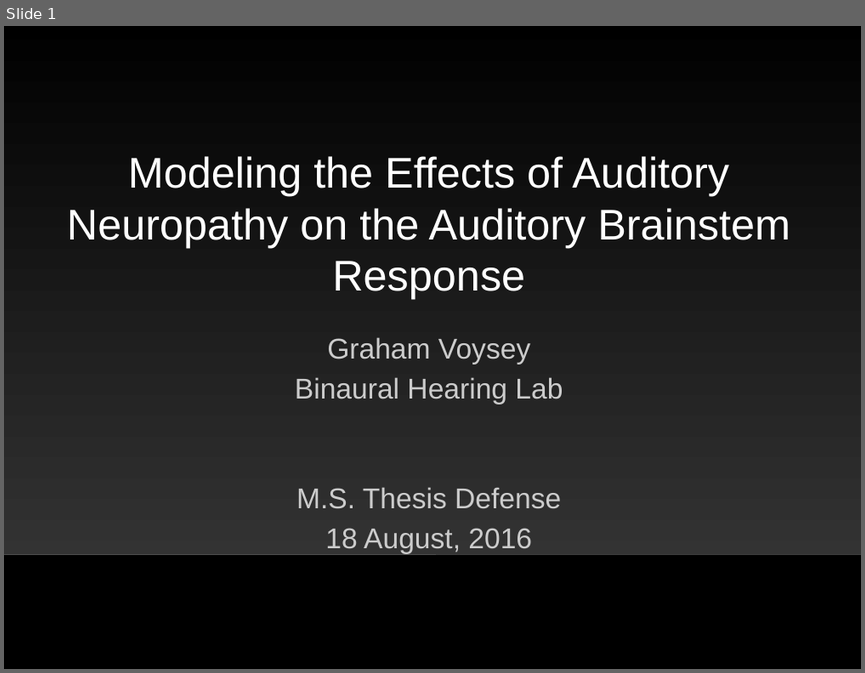
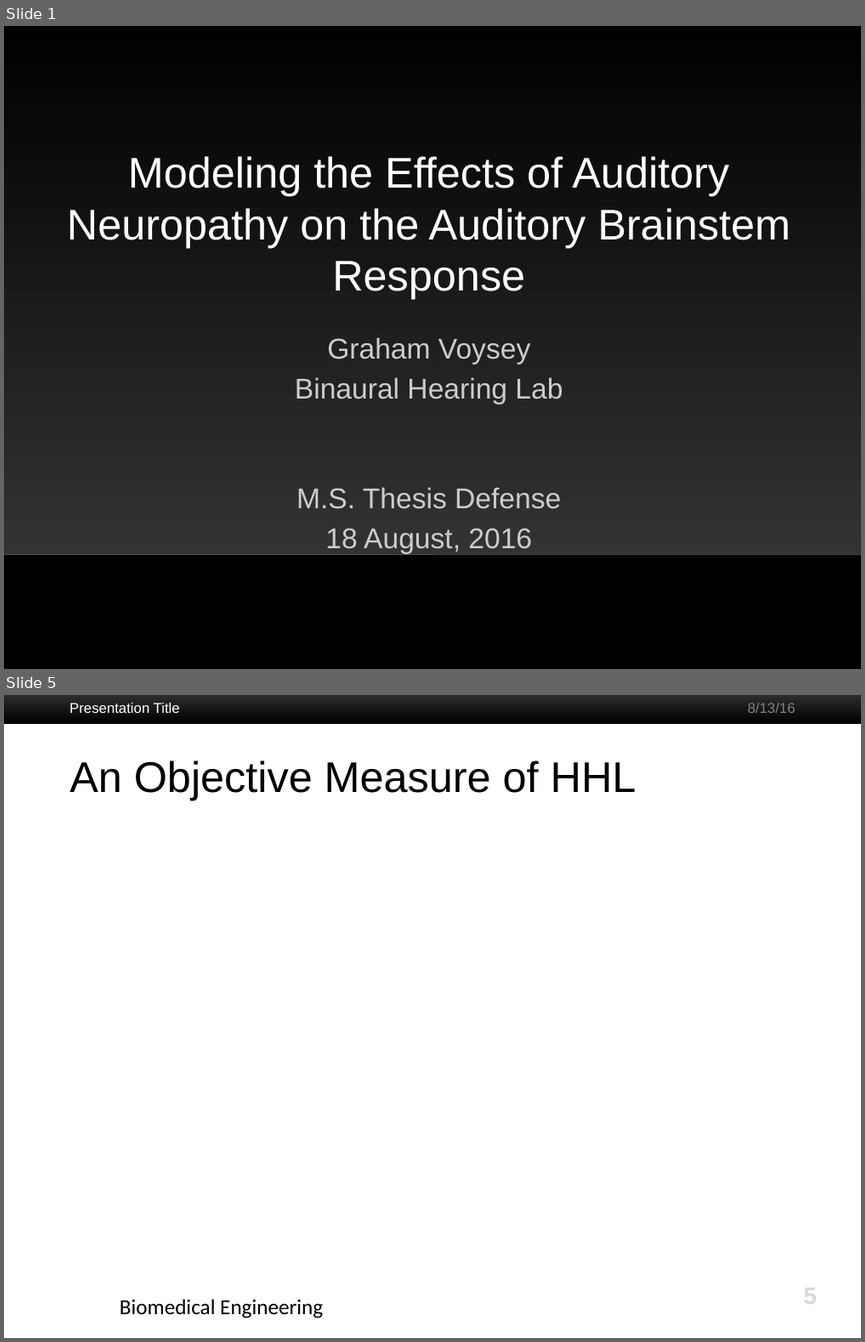
Before and after one commit to gvoysey/thesis, a slide deck: slides/voysey-thesis.pptx. Shown one above the other, each under a label of ours: slide 1 before the commit, slides 1 and 5 after it; the slides between them are not shown. The pictures are 865x673 and 865x1342 pixels, drawn with LibreOffice and Linux fonts; fonts in the diff are those of the drawing; background and template pictures are left out. Boxes give left, top, right and bottom in pixels: in the first picture for what was removed or moved away, otherwise in the second. Text is boxed around its words. In the diff, an @@ line names an element or a change of style, - is before the commit and + after.

```diff
--- a/slides/voysey-thesis.pptx
+++ b/slides/voysey-thesis.pptx
@@ slide 5 added at <box>4,695,861,1338</box>, background #FFFFFF @@
@@ rectangle added at <box>4,695,861,723</box>, fill gradient #333333 to #000000 @@
@@ text added at <box>69,703,180,713</box>, 12 pt, text #FFFFFF @@
+Presentation Title
@@ text added at <box>748,703,795,713</box>, 12 pt, text #808080 @@
+8/13/16
@@ title added at <box>69,760,636,800</box>, 36 pt, text #000000 @@
+An Objective Measure of HHL
@@ text added at <box>120,1299,323,1318</box>, 18 pt, text #000000 @@
+Biomedical Engineering
@@ page number added at <box>803,1282,817,1309</box>, 20 pt, text #D9D9D9, bold @@
+5
```
Also in this commit, not shown: 13 slides changed.
